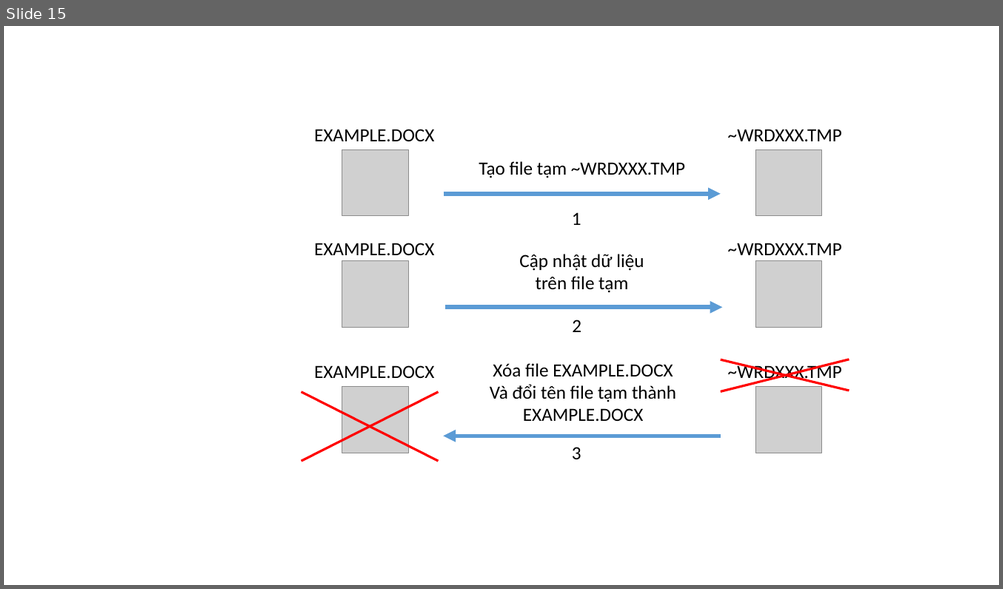
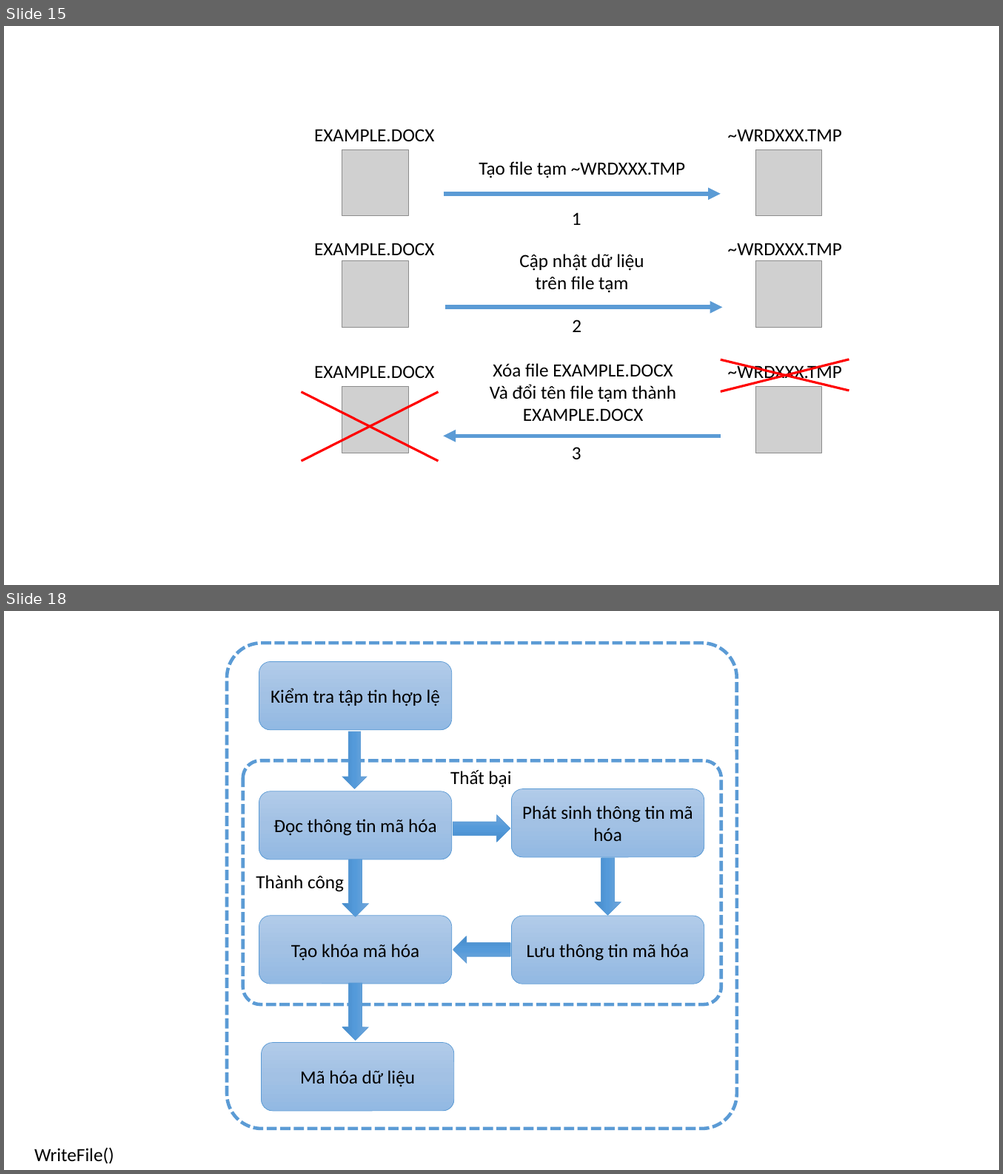
Before and after one commit to dotrungduchd/LUANVAN, a slide deck: Document/SODO.pptx. Shown one above the other, each under a label of ours: slide 15 before the commit, slides 15 and 18 after it; the slides between them are not shown. The pictures are 1003x589 and 1003x1174 pixels, drawn with LibreOffice and Linux fonts; fonts in the diff are those of the drawing; grey boxes stand for pictures. Boxes give left, top, right and bottom in pixels: in the first picture for what was removed or moved away, otherwise in the second. Text is boxed around its words. In the diff, an @@ line names an element or a change of style, - is before the commit and + after.

```diff
--- a/Document/SODO.pptx
+++ b/Document/SODO.pptx
@@ slide 18 added at [4,611,999,1170], background #FFFFFF @@
@@ rounded rectangle added at [227,643,737,1130], outline #5B9BD5 3.25 pt dashed @@
@@ rounded rectangle added at [259,662,452,730], fill gradient #B1CBE9 to #A3C1E5 to #93B9E4, outline #5B9BD5 0.5 pt, 18 pt, text #000000 @@
+Kiểm tra tập tin hợp lệ
@@ right arrow added at [342,732,367,789], fill gradient #71A6DB to #559BDB to #448ACA, outline #5B9BD5 0.5 pt @@
@@ rounded rectangle added at [243,761,721,1005], fill #FFFFFF, outline #5B9BD5 3.25 pt dashed @@
@@ text added at [450,770,511,788], 18 pt, text #000000 @@
+Thất bại
@@ rounded rectangle added at [259,792,452,860], fill gradient #B1CBE9 to #A3C1E5 to #93B9E4, outline #5B9BD5 0.5 pt, 18 pt, text #000000 @@
+Đọc thông tin mã hóa
@@ rounded rectangle added at [512,789,704,858], fill gradient #B1CBE9 to #A3C1E5 to #93B9E4, outline #5B9BD5 0.5 pt, 18 pt, text #000000 @@
+Phát sinh thông tin mã hóa
@@ right arrow added at [453,815,511,843], fill gradient #71A6DB to #559BDB to #448ACA, outline #5B9BD5 0.5 pt @@
@@ text added at [256,875,344,892], 18 pt, text #000000 @@
+Thành công
@@ right arrow added at [342,860,368,917], fill gradient #71A6DB to #559BDB to #448ACA, outline #5B9BD5 0.5 pt @@
@@ right arrow added at [595,858,621,915], fill gradient #71A6DB to #559BDB to #448ACA, outline #5B9BD5 0.5 pt @@
@@ rounded rectangle added at [259,915,452,984], fill gradient #B1CBE9 to #A3C1E5 to #93B9E4, outline #5B9BD5 0.5 pt, 18 pt, text #000000 @@
+Tạo khóa mã hóa
@@ rounded rectangle added at [512,916,704,985], fill gradient #B1CBE9 to #A3C1E5 to #93B9E4, outline #5B9BD5 0.5 pt, 18 pt, text #000000 @@
+Lưu thông tin mã hóa
@@ right arrow added at [453,937,511,963], fill gradient #71A6DB to #559BDB to #448ACA, outline #5B9BD5 0.5 pt @@
@@ right arrow added at [342,983,368,1041], fill gradient #71A6DB to #559BDB to #448ACA, outline #5B9BD5 0.5 pt @@
@@ rounded rectangle added at [262,1043,454,1112], fill gradient #B1CBE9 to #A3C1E5 to #93B9E4, outline #5B9BD5 0.5 pt, 18 pt, text #000000 @@
+Mã hóa dữ liệu
@@ text added at [34,1147,114,1165], 18 pt, text #000000 @@
+WriteFile()
```
Also in this commit, not shown: 1 slide changed, 6 other slides added, 1 other file.
